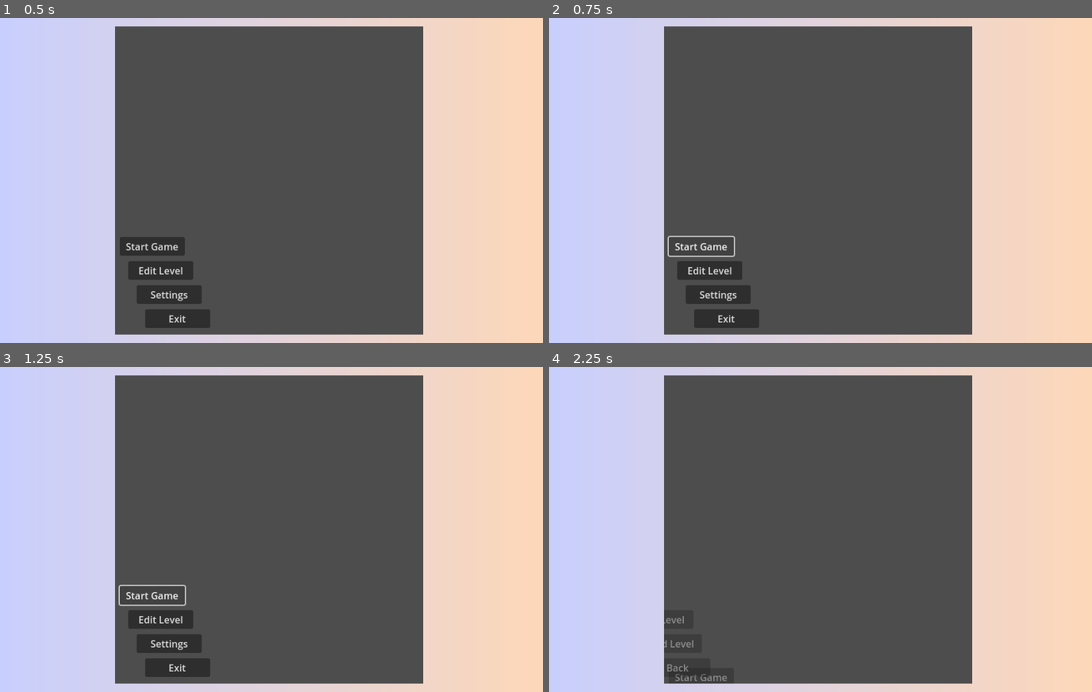
Above: before the commit, frames 1-4 (two rows, left to right).
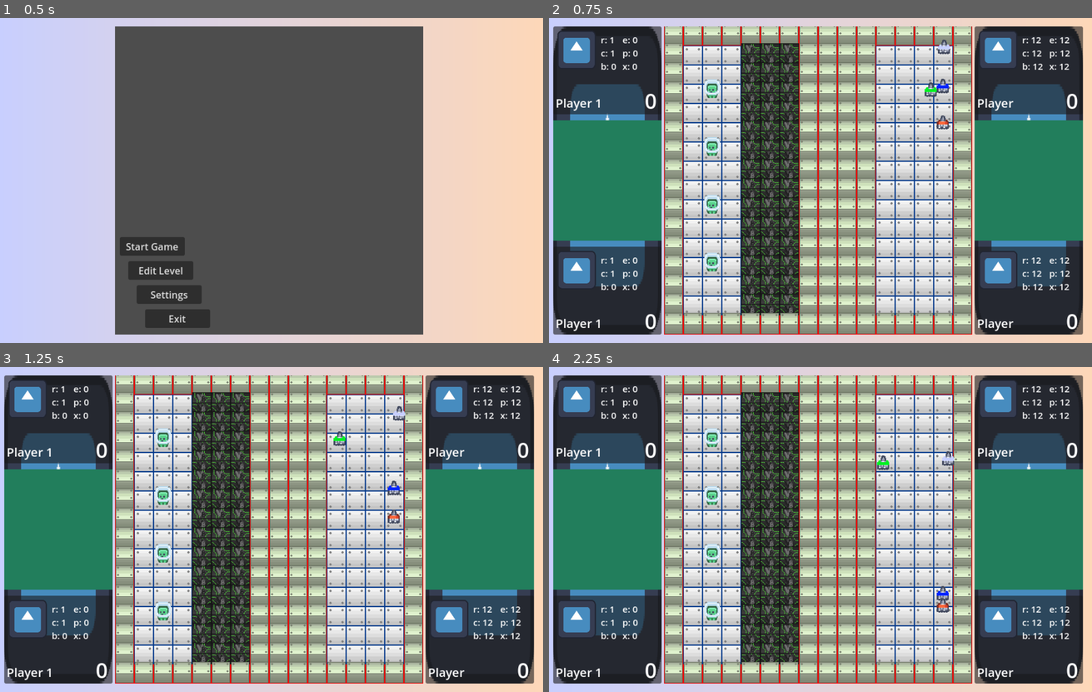
Above: after the commit, the same moments.

Repository: tofimega/Virtual-Bomber
Game: Godot game, scene res://scenes/UI/screen.tscn
Two runs of this game, one before a commit and one after it. Both use one fixed random seed, a clock stepped at 60 frames per second and the inputs below. The engine's default icon, where the game draws it, is replaced by a stand-in: a white triangle on a blue panel in a dark square.
Inputs (mouse positions are in pixels of both pictures, inside the frame that each line leads up to):
- Up to frame 1 (0.5 s): no input
- Up to frame 2 (0.75 s): click "Start Game" at 0.5 s
- Up to frame 3 (1.25 s): no input
- Up to frame 4 (2.25 s): click (701, 594) at 1.25 s, where only the run before the commit has a clickable "Start Game"; click (711, 620) at 2 s, where only the run before the commit has a clickable "Edit Level"

Frame 1 is identical in both runs. In frame 2, 89% of the frame differs, in the area x 0-99%, y 2-98%; in frame 3, 89%; in frame 4, 89%.

Commit message:
scene transitions

Diff:
--- a/scenes/main/menu_scene/menu_scene.gd
+++ b/scenes/main/menu_scene/menu_scene.gd
@@ -18,7 +18,7 @@
 
 func _ready()->void:
 	menu_state_machine.final_positions[main_menu]=Vector2(50,470)
-	menu_state_machine.final_positions[edit_level]=Vector2(50,470)
+	menu_state_machine.final_positions[edit_level]=Vector2(35,470)
 	menu_state_machine.new_list=main_menu
 	menu_state_machine.start()
 
@@ -36,7 +36,7 @@
 
 
 func _on_start_game_pressed():
-	print("later")
+	GlobalAccess.replace_game_scene(ResourceLoader.load("res://scenes/main/game_scene/game_scene.tscn"))
 
 
 func _on_back_pressed():
--- a/scenes/main/results_scene/results.gd
+++ b/scenes/main/results_scene/results.gd
@@ -27,5 +27,4 @@
 		n.free()
 	for n in GlobalAccess.get_right_panel().get_children():
 		n.free()
-	#GlobalAccess.replace_game_scene(ResourceLoader.load("res://scenes/main/menu_scene/menu_scene.tscn"))
-	get_tree().quit(0)
+	GlobalAccess.replace_game_scene(ResourceLoader.load("res://scenes/main/menu_scene/menu_scene.tscn"))
